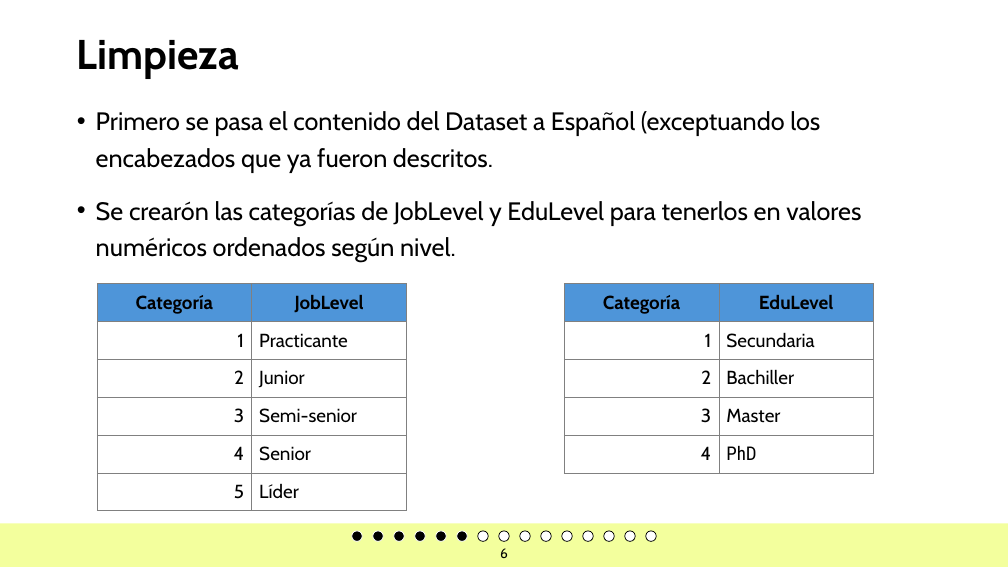
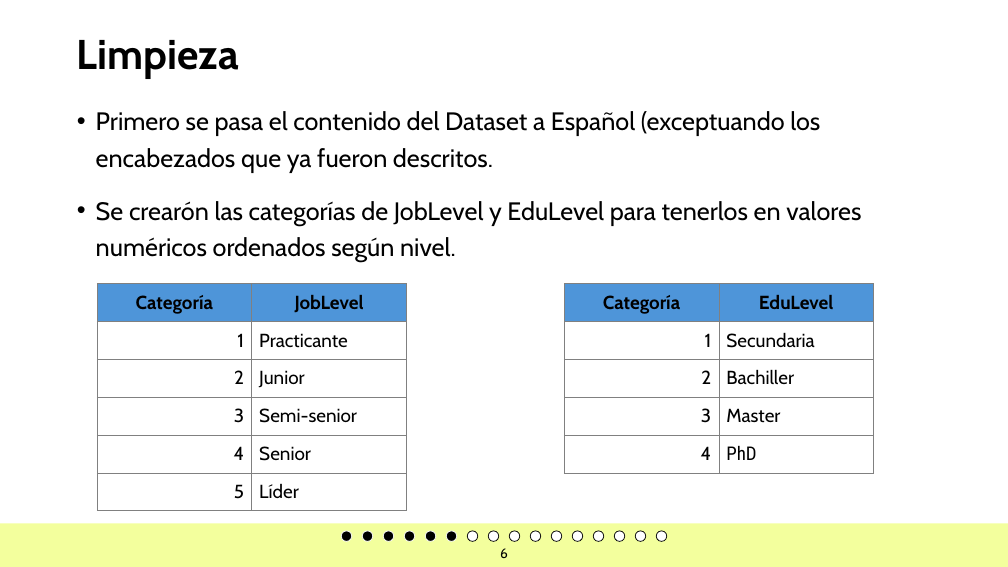
Before and after one commit to JoseChirif/Estudios-y-empleabilidad-Encuesta-kaggle, a slide deck: slide 6 of Estudios y empleabilidad.pptx. Drawn at 1008x567 pixels with LibreOffice and Linux fonts; fonts in the diff are those of the drawing; background and template pictures are left out. Boxes give left, top, right and bottom in pixels: in the first picture for what was removed or moved away, otherwise in the second. Text is boxed around its words. In the diff, an @@ line names an element or a change of style, - is before the commit and + after.

```diff
--- a/Estudios y empleabilidad.pptx
+++ b/Estudios y empleabilidad.pptx
@@ 3 ellipses: place and size @@
-3 ellipses at bbox=[373, 531, 635, 541]
+3 ellipses at bbox=[341, 531, 604, 541]
@@ ellipse added at bbox=[467, 531, 478, 541], fill #FFFFFF, outline #000000 0.71 pt @@
@@ 7 ellipses: place and size @@
-7 ellipses at bbox=[352, 531, 615, 541]
+7 ellipses at bbox=[362, 531, 625, 541]
@@ 4 ellipses: place and size @@
-4 ellipses at bbox=[394, 531, 656, 541]
+4 ellipses at bbox=[383, 531, 646, 541]
@@ ellipse: place and size @@
-ellipse at bbox=[562, 531, 572, 541]
+ellipse at bbox=[656, 531, 667, 541]
```
Also in this commit, not shown: 15 other slides changed, 1 slide added, 1 other file.
